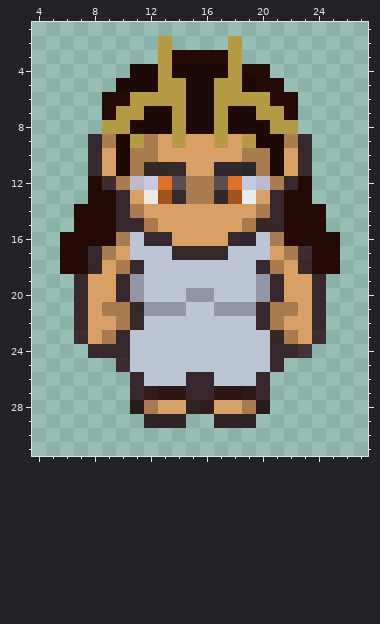
Two states of a pixel-art sprite, osiris/irisFront.png. The picture above was drawn from the file before the commit.
The file is 32x32 pixels. Colours within 5 levels of each other are drawn and written as one. Shown: x 4..27, y 1..31.
The same view after the edit:
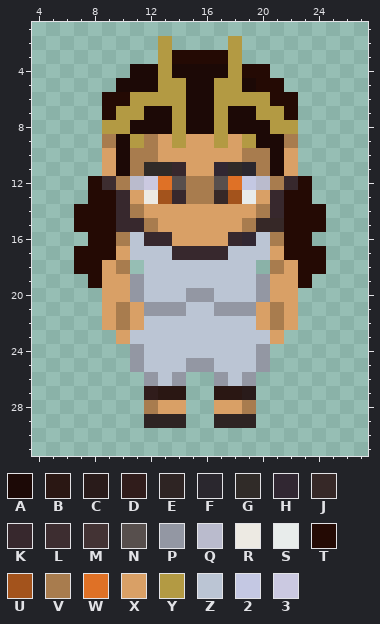
Palette (. is transparent): A #1c0906  B #2a1713  C #291b1a  D #301c1b  E #2e2423  F #2a272e  G #302b28  H #312732  J #362827  K #37282d  L #3d2d30  M #433334  N #574f4d  P #9397a3  Q #babbcd  R #edeae3  S #e8eceb  T #240a04  U #a3531c  V #a87c4e  W #df7126  X #d9a066  Y #b39a43  Z #bbc5d4  2 #c4c8e3  3 #cbc9e1
The author wrote: added iris character as character body w/ sprite
What changed:
@@ x 4..27 @@
  8 .....YYAAAYAAYAAAYY.....
- 9 ....KVAYVXYXXYXYAAVK....
-10 ....KXAVVXXXXXXVVAXK....
-11 ....KXAVGGKXXHGFVAXK....
+ 9 .....VAYVXYXXYXYAAV.....
+10 .....XAVVXXXXXXVVAX.....
+11 .....XAVGGKXXHGFVAX.....
 12 ....TLVQ3WNVVNW2QVKT....
@@ x 4..27 @@
 15 ...TTTKKVXXXXXXVJJTTT...
-16 ..TTTTVZKKXXXXKHZVTTTT..
-17 ..TTKVXZZZKKKKZZZXVLTT..
-18 ..TTJXVKZZZZZZZZKVXKTT..
-19 ...KXXKPZZZZZZZZPKXXK...
-20 ...KXXKPZZZPPZZZPKXXK...
-21 ...KXVVGPPPZZPPPKVVXK...
-22 ...KXXVKZZZZZZZZKVXXK...
-23 ...LXVKZZZZZZZZZZJVXL...
-24 ....KKKZZZZZZZZZZKKM....
-25 ......LZZZZZZZZZZK......
-26 .......KZZZKKZZZK.......
-27 .......KDBBKKBBCK.......
-28 .......CVXXEDXXVC.......
+16 ....TTVZKKXXXXKHZVTT....
+17 ...TTTXZZZKKKKZZZXTTT...
+18 ...TTXV.ZZZZZZZZ.VXTT...
+19 ....TXXPZZZZZZZZPXXT....
+20 .....XXPZZZPPZZZPXX.....
+21 .....XVXPPPZZPPPXVX.....
+22 .....XVXZZZZZZZZXVX.....
+23 ......XZZZZZZZZZZX......
+24 .......PZZZZZZZZP.......
+25 .......PZZZPPZZZP.......
+26 ........PZP..PZP........
+27 ........DBB..BBC........
+28 ........VXX..XXV........
 29 ........EEE..EEE........
